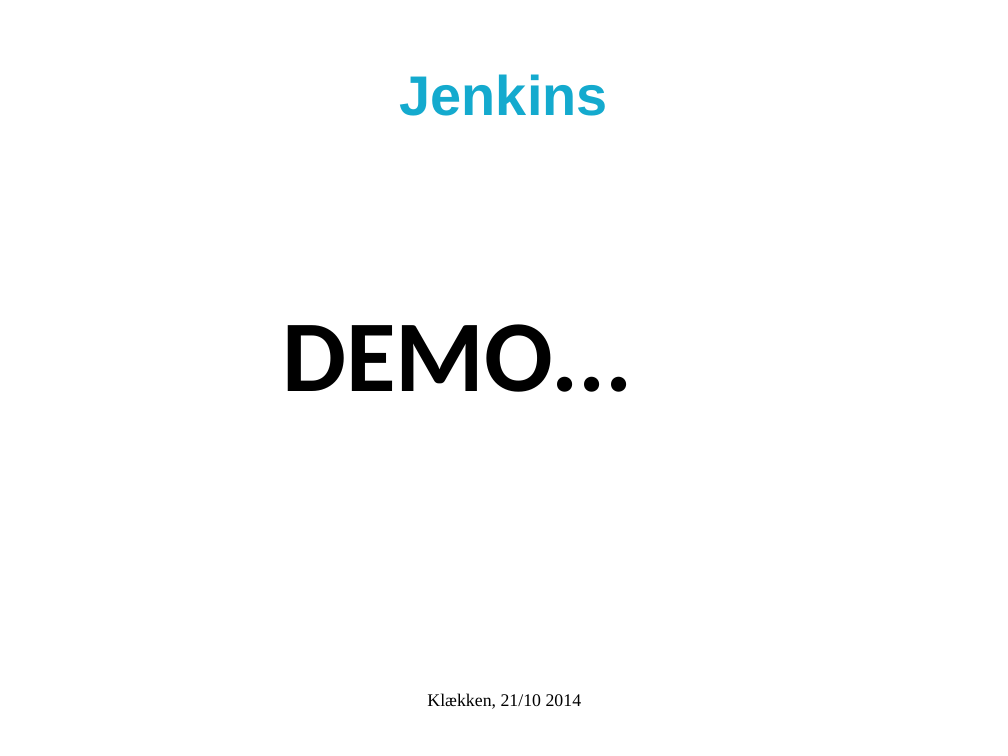
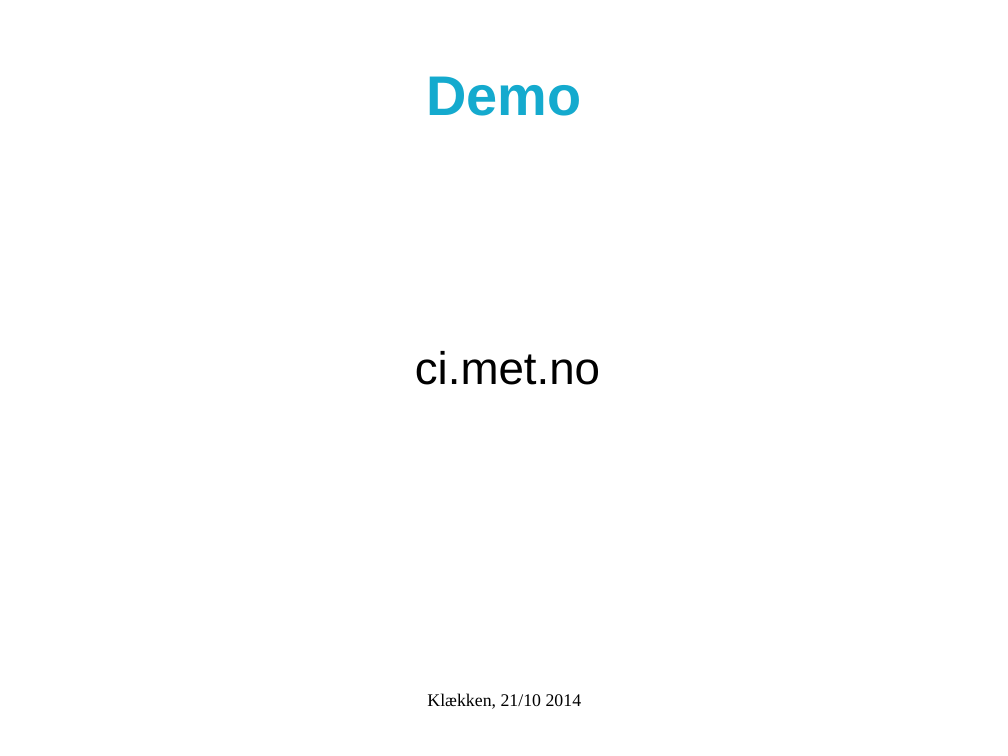
Before and after one commit to metno/mgp, a slide deck: slide 10 of klekken_2014/sw-testing/sw-testing.odp (slide 7 before the commit). Drawn at 1008x756 pixels with LibreOffice and Linux fonts; fonts in the diff are those of the drawing; background and template pictures are left out. Boxes give left, top, right and bottom in pixels: in the first picture for what was removed or moved away, otherwise in the second. Text is boxed around its words. In the diff, an @@ line names an element or a change of style, - is before the commit and + after.

```diff
--- a/klekken_2014/sw-testing/sw-testing.odp
+++ b/klekken_2014/sw-testing/sw-testing.odp
@@ title "Demo" at bbox=[426, 76, 581, 116]: vertical alignment top to middle @@
@@ title removed at bbox=[400, 74, 608, 116] @@
-Jenkins
@@ title at bbox=[426, 76, 581, 116]: text changed; size 80 to 44 pt; font Calibri to Arial; text colour #000000 to #14AACE @@
-DEMO...
+Demo
@@ text added at bbox=[415, 351, 600, 385], 36 pt, text #000000 @@
+ci.met.no
```
Also in this commit, not shown: 2 other slides changed, 3 slides added, 2 slides removed, 1 other file.
